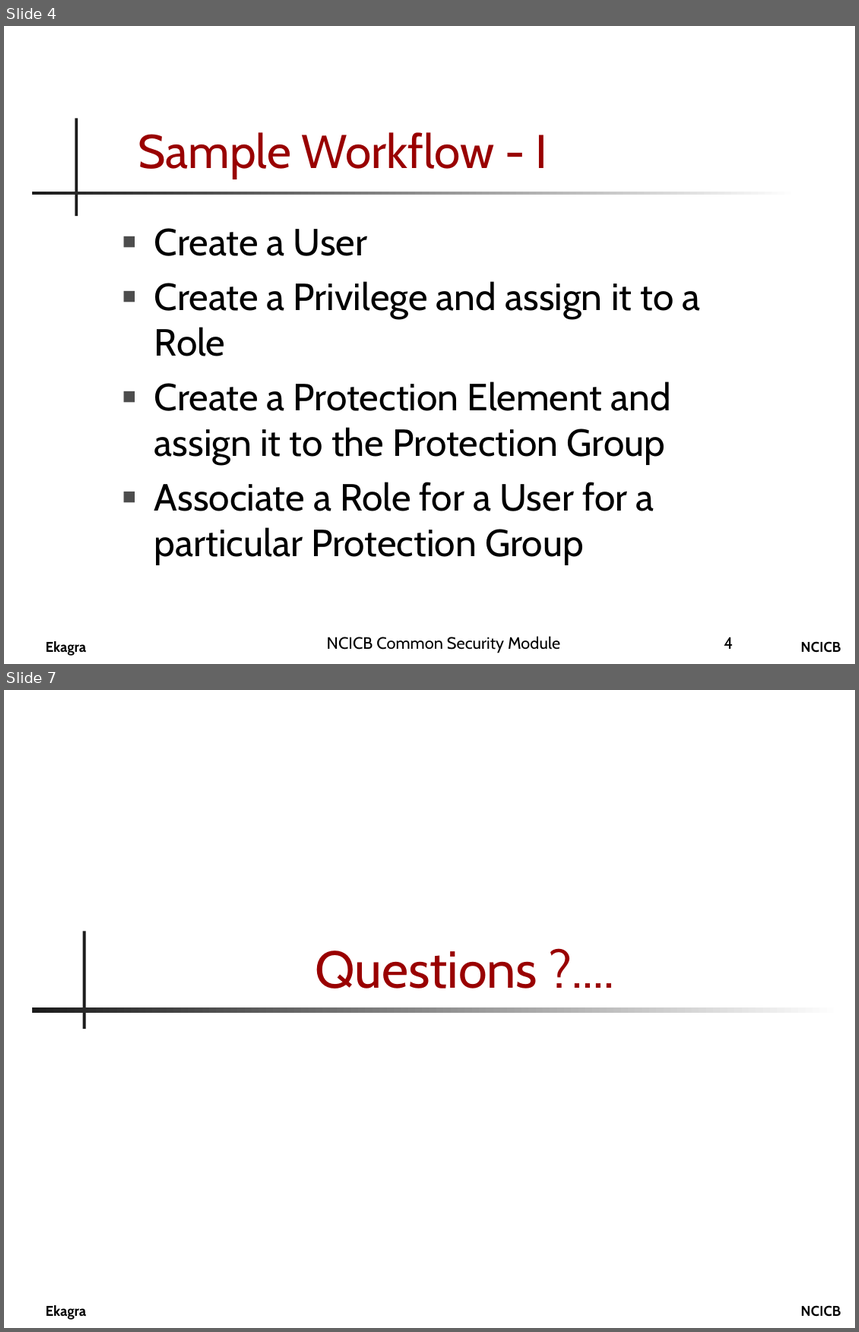
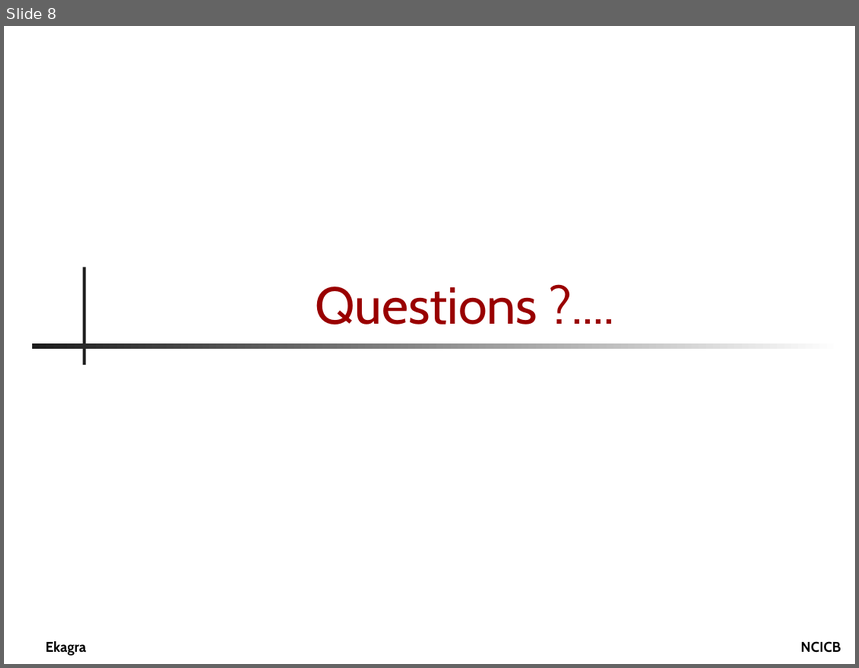
Before and after one commit to CBIIT/common-security-module-docs, a slide deck: Presentations/CSM_UPT_Presentation.ppt. Shown one above the other, each under a label of ours: slides 4 and 7 before the commit, slide 8 after it; the slides between them are not shown. The pictures are 859x1332 and 859x668 pixels, drawn with LibreOffice and Linux fonts; fonts in the diff are those of the drawing; background and template pictures are left out. Boxes give left, top, right and bottom in pixels: in the first picture for what was removed or moved away, otherwise in the second. Text is boxed around its words. In the diff, an @@ line names an element or a change of style, - is before the commit and + after.

```diff
--- a/Presentations/CSM_UPT_Presentation.ppt
+++ b/Presentations/CSM_UPT_Presentation.ppt
@@ slide 4 removed at (4, 26, 855, 664), background #FFFFFF; not listed: 2 template elements that a slide beside it also shows @@
@@ rectangle removed at (75, 118, 77, 216) @@
@@ title removed at (138, 132, 548, 179) @@
-Sample Workflow - I
@@ rectangle removed at (32, 192, 798, 195) @@
@@ text removed at (154, 228, 701, 564) @@
-■ Create a User
-■ Create a Privilege and assign it to a Role
-■ Create a Protection Element and assign it to the Protection Group
-■ Associate a Role for a User for a particular Protection Group
@@ text removed at (327, 636, 560, 653) @@
-NCICB Common Security Module
@@ page number removed at (724, 637, 733, 649) @@
-4
@@ what was slide 7 is now slide 8 @@
```
Also in this commit, not shown: 5 slides changed, 2 slides added.
